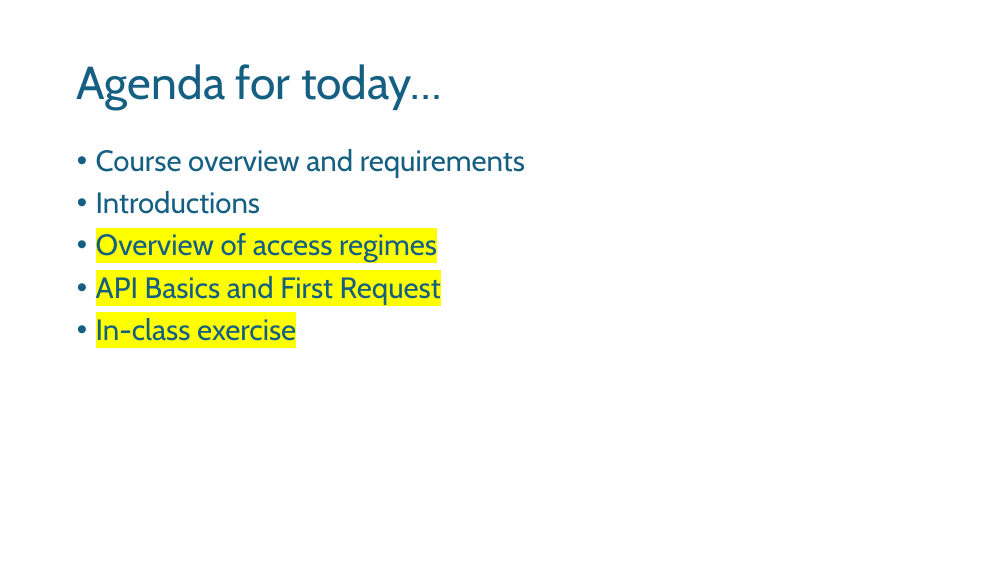
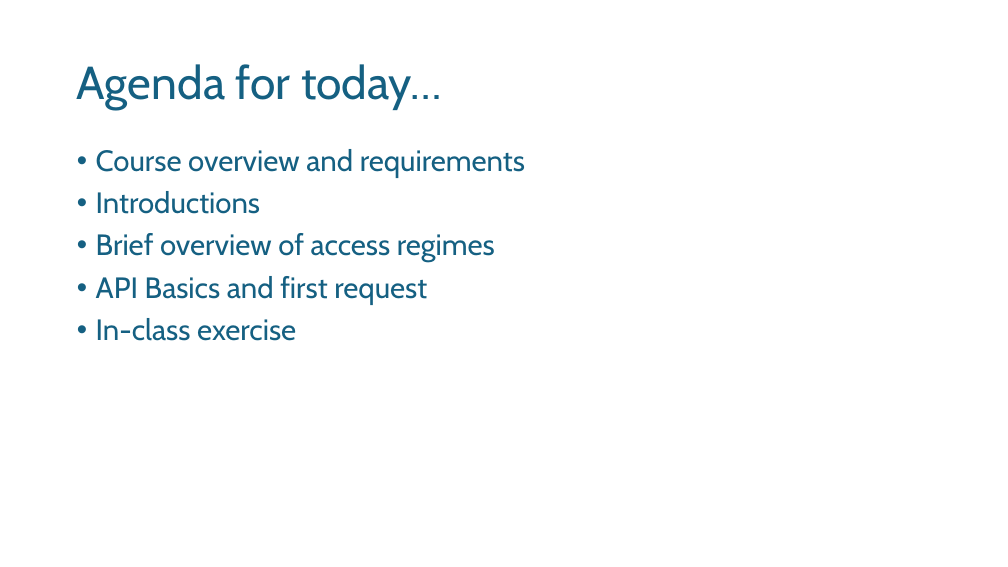
Before and after one commit to noellelebe/methodsNET_vlop-course-materials, a slide deck: slide 2 of slides/day1_intro.pptx. Drawn at 1008x567 pixels with LibreOffice and Linux fonts; fonts in the diff are those of the drawing; background and template pictures are left out. Boxes give left, top, right and bottom in pixels: in the first picture for what was removed or moved away, otherwise in the second. Text is boxed around its words. In the diff, an @@ line names an element or a change of style, - is before the commit and + after.

```diff
--- a/slides/day1_intro.pptx
+++ b/slides/day1_intro.pptx
@@ text at box(96, 233, 495, 305): text changed @@
-• Overview of access regimes
-• API Basics and First Request
+• Brief overview of access regimes
+• API Basics and first request
@@ text at box(96, 318, 296, 341): highlight #FFFF00 to none in "In-class exercise" @@
```
Also in this commit, not shown: 12 other slides changed, 8 slides added, 12 slides removed, 48 other files.
